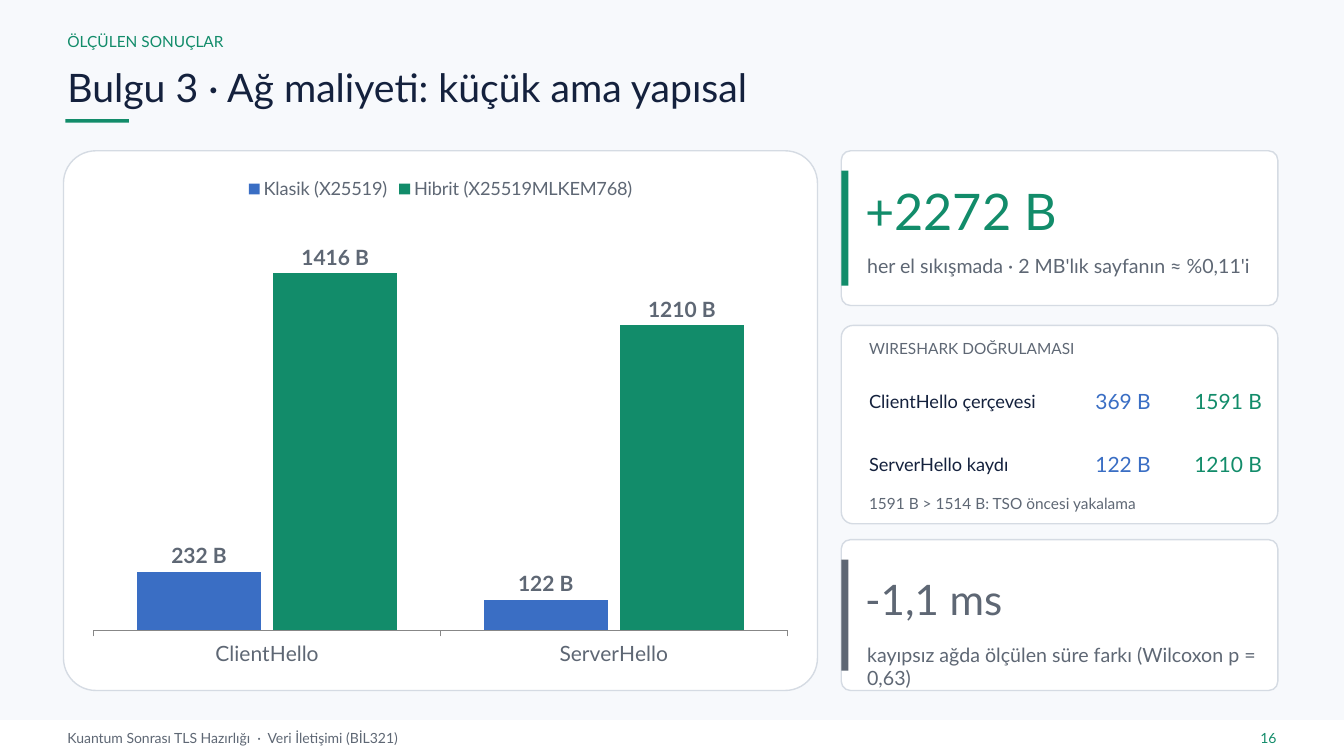
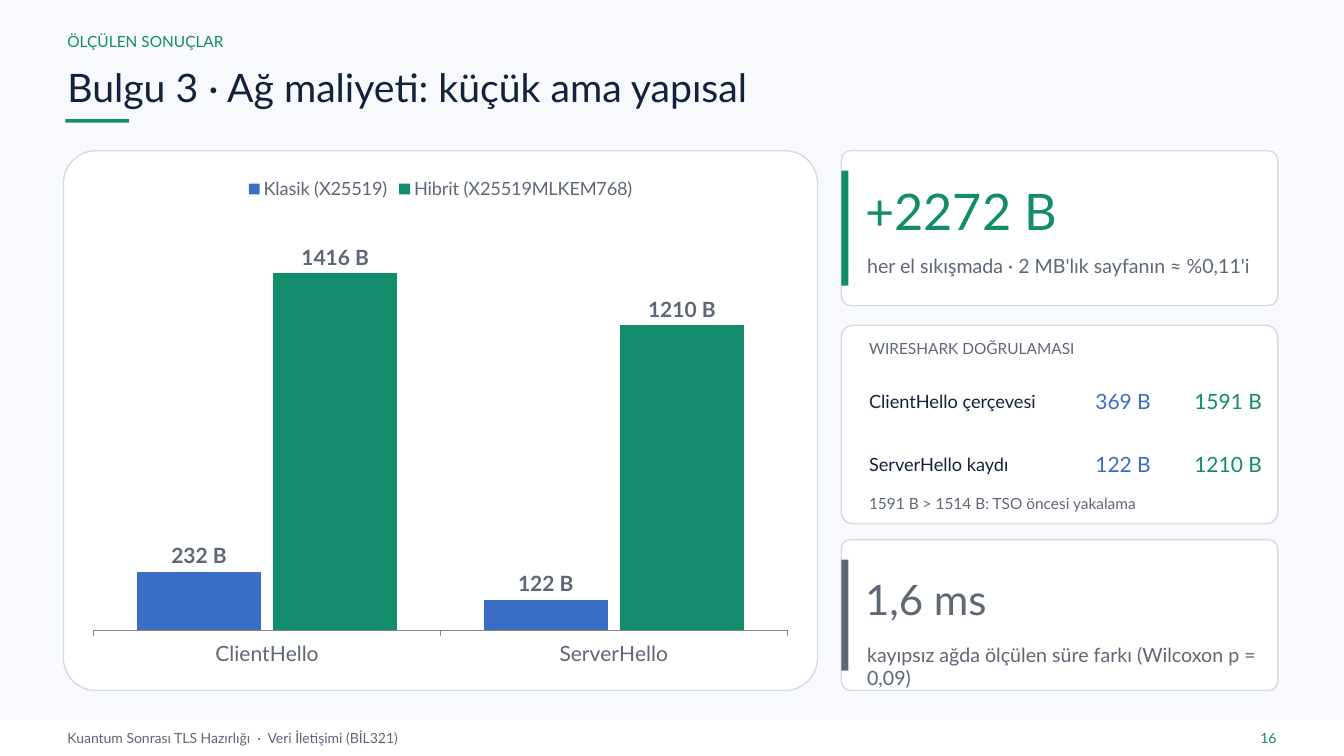
Before and after one commit to yeozyurt/yeozyurt, a slide deck: slide 16 of veri_iletisimi_proje/Rumeysa_Betul_Ozyurt_Veri_Iletisimi_Proje_Sunumu.pptx. Drawn at 1344x756 pixels with LibreOffice and Linux fonts; fonts in the diff are those of the drawing. Boxes give left, top, right and bottom in pixels: in the first picture for what was removed or moved away, otherwise in the second. Text is boxed around its words. In the diff, an @@ line names an element or a change of style, - is before the commit and + after.

```diff
--- a/veri_iletisimi_proje/Rumeysa_Betul_Ozyurt_Veri_Iletisimi_Proje_Sunumu.pptx
+++ b/veri_iletisimi_proje/Rumeysa_Betul_Ozyurt_Veri_Iletisimi_Proje_Sunumu.pptx
@@ text at [865, 585, 987, 621]: text changed @@
--1,1 ms
+1,6 ms
@@ text at [867, 647, 1239, 688]: text changed @@
-kayıpsız ağda ölçülen süre farkı (Wilcoxon p = 0,63)
+kayıpsız ağda ölçülen süre farkı (Wilcoxon p = 0,09)
```
Also in this commit, not shown: 12 other slides changed, 16 other files.
